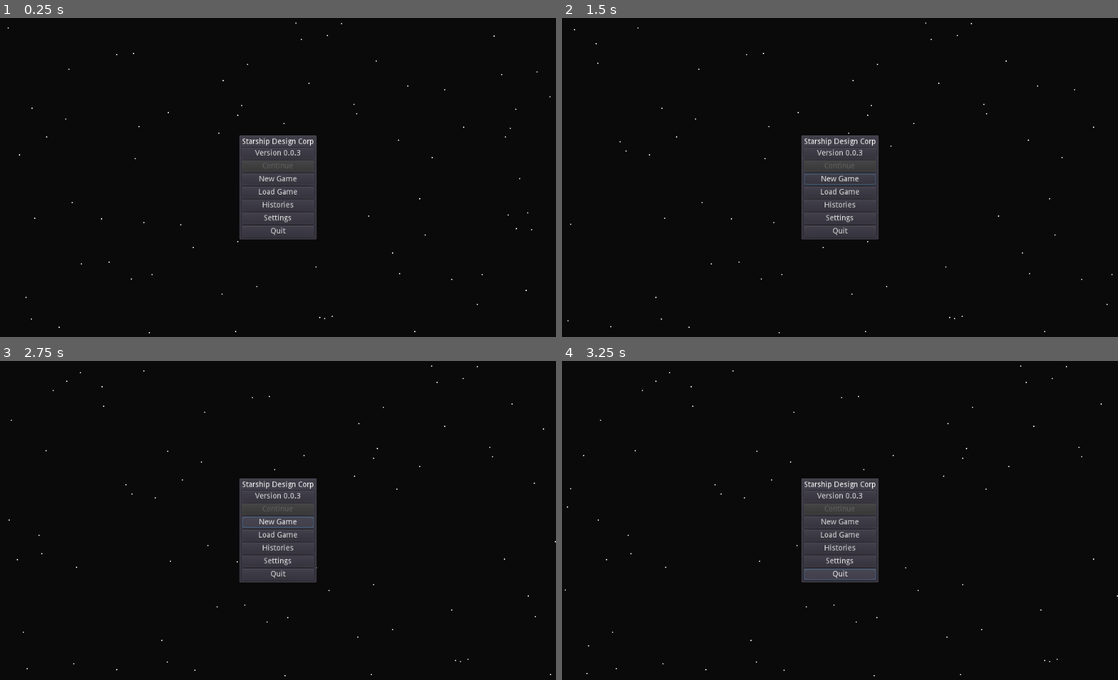
Above: before the commit, frames 1-4 (two rows, left to right).
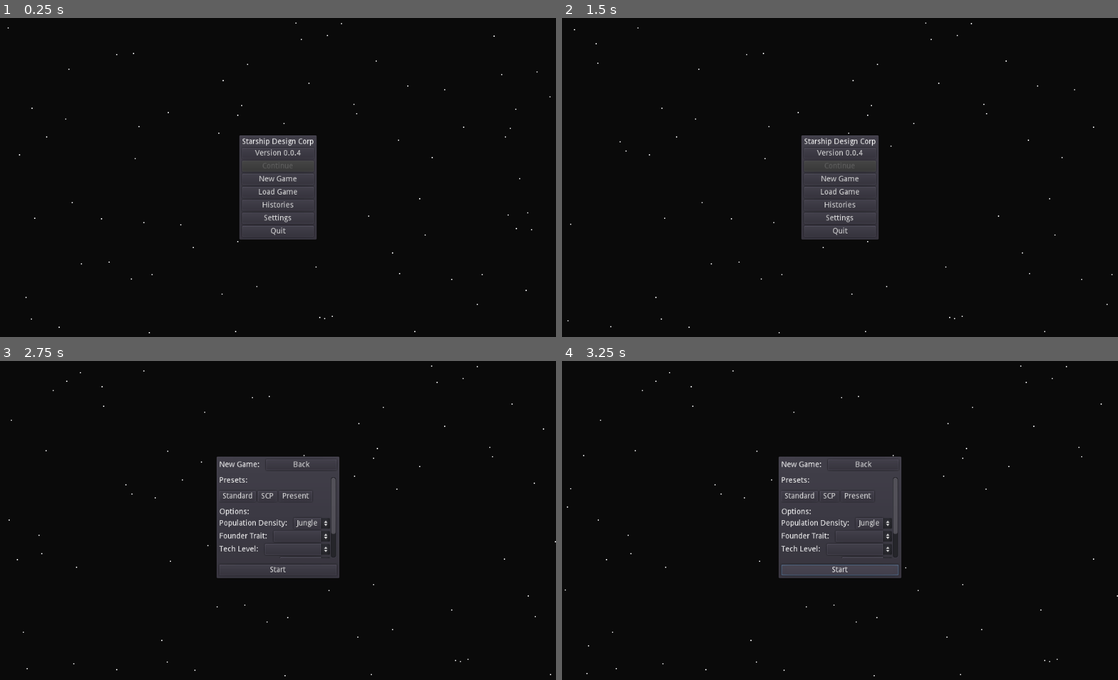
Above: after the commit, the same moments.

Repository: KaizNike/Starship-Design-Corp
Game: Godot game, scene res://src/Scenes/Main Menu.tscn
Same seed, same stepped clock (60 frames per second), same inputs: the game is played once before the commit and once after it.
Inputs (mouse positions are in pixels of both pictures, inside the frame that each line leads up to):
- Up to frame 1 (0.25 s): no input
- Up to frame 2 (1.5 s): click "New Game" at 0.5 s; click (862, 123) at 1.25 s, where only the run after the commit has a clickable "Back"
- Up to frame 3 (2.75 s): click "New Game" at 2 s
- Up to frame 4 (3.25 s): click (840, 571) at 2.75 s, where only the run after the commit has a clickable "Start"

The runs differ from the first frame. In frame 1, less than 0.1% of the frame differs, in the area x 53-55%, y 41-44%; in frame 2, less than 0.1%; in frame 3, 5.1%; in frame 4, 5.2%, in the area x 39-61%, y 29-70%.

Commit message:
v0.0.4 (6/3/23) Github Upload, Project Continues
- Version Info into an Autoload
- Button work on Main Menu

Diff:
--- a/Project/project.godot
+++ b/Project/project.godot
@@ -19,6 +19,10 @@
 run/main_scene="res://src/Scenes/Main Menu.tscn"
 config/icon="res://Icon.png"
 
+[autoload]
+
+Globals="*res://src/Autoload/Globals.gd"
+
 [rendering]
 
 quality/driver/driver_name="GLES2"
--- /dev/null
+++ b/Project/src/Autoload/Globals.gd
@@ -0,0 +1,11 @@
+extends Node
+
+var version = [0,0,4]
+
+var info = """
+0.0.4 (6/3/23) Github Upload, Project Continues
+0.0.3 (12/7/20) Started Version Log
+- Version Info Popup
+0.0.2 (ND) Game Screen
+0.0.1 (ND) Main Menu
+"""
--- /dev/null
+++ b/Project/src/Autoload/Globals.tscn
@@ -0,0 +1,6 @@
+[gd_scene load_steps=2 format=2]
+
+[ext_resource path="res://src/Autoload/Globals.gd" type="Script" id=1]
+
+[node name="Globals" type="Node"]
+script = ExtResource( 1 )
--- a/Project/src/Scenes/Main Menu.gd
+++ b/Project/src/Scenes/Main Menu.gd
@@ -8,8 +8,8 @@
 
 # Called when the node enters the scene tree for the first time.
 func _ready():
-	$"Main Menu UI/MenuContainer/VBoxContainer/VersionButton".text = "Version " + str($VersionInfo.version)
-	$VI/VICont/VISplit/VScrollBar/VIDataLabel.text = $VersionInfo.info
+	$"Main Menu UI/MenuContainer/VBoxContainer/VersionButton".text = "Version " + str(str(Globals.version[0]) + "." + str(Globals.version[1]) + "." + str(Globals.version[2]))
+	$VI/VICont/VISplit/VScrollBar/VIDataLabel.text = Globals.info
 	pass # Replace with function body.
 
 
@@ -48,3 +48,15 @@
 	$VI.visible = false
 	$VI/VICont.hide()
 	pass # Replace with function body.
+
+
+func _on_NGButton_pressed():
+	$"Main Menu UI".visible = false
+	$"New Game Window".visible = true
+	pass # Replace with function body.
+
+
+func _on_BackButton_pressed():
+	$"Main Menu UI".visible = true
+	$"New Game Window".visible = false
+	pass # Replace with function body.
--- a/Project/src/Scenes/Main Menu.tscn
+++ b/Project/src/Scenes/Main Menu.tscn
@@ -1,11 +1,10 @@
-[gd_scene load_steps=10 format=2]
+[gd_scene load_steps=9 format=2]
 
 [ext_resource path="res://Assets/light_texture.png" type="Texture" id=1]
 [ext_resource path="res://src/UI/Main Menu UI.tscn" type="PackedScene" id=2]
 [ext_resource path="res://src/Scenes/Main Menu.gd" type="Script" id=3]
 [ext_resource path="res://src/Scenes/DeskLamp.gd" type="Script" id=4]
 [ext_resource path="res://Assets/256836__deleted-user-4772965__light-switch-off-3.wav" type="AudioStream" id=5]
-[ext_resource path="res://src/Scenes/VersionInfo.gd" type="Script" id=6]
 [ext_resource path="res://src/Scenes/PopSelect.gd" type="Script" id=7]
 
 [sub_resource type="Animation" id=1]
@@ -295,9 +294,6 @@
 scale = Vector2( 0.5, 0.5 )
 stream = ExtResource( 5 )
 
-[node name="VersionInfo" type="Node" parent="."]
-script = ExtResource( 6 )
-
 [node name="VI" type="Control" parent="."]
 visible = false
 anchor_right = 1.0
@@ -354,7 +350,9 @@
 [node name="VIDataLabel" type="Label" parent="VI/VICont/VISplit/VScrollBar"]
 margin_bottom = 14.0
 
+[connection signal="pressed" from="New Game Window/PanelContainer/MainSplit/TopBar/BackButton" to="." method="_on_BackButton_pressed"]
 [connection signal="pressed" from="Main Menu UI/MenuContainer/VBoxContainer/VersionButton" to="." method="_on_VersionButton_pressed"]
+[connection signal="pressed" from="Main Menu UI/MenuContainer/VBoxContainer/NGButton" to="." method="_on_NGButton_pressed"]
 [connection signal="pressed" from="Main Menu UI/MenuContainer/VBoxContainer/QuitButton" to="." method="_on_QuitButton_pressed"]
 [connection signal="animation_finished" from="DeskLamp/AnimationPlayer" to="." method="_on_AnimationPlayer_animation_finished"]
 [connection signal="pressed" from="VI/VICont/VISplit/HSplitContainer/VIHideButton" to="." method="_on_VIHideButton_pressed"]
--- a/Project/src/Scenes/Main.gd
+++ b/Project/src/Scenes/Main.gd
@@ -22,6 +22,7 @@
 # Called when the node enters the scene tree for the first time.
 func _ready():
 #	print("Pretty good, I spent " + str(hours) + " hours on making an idle game.")
+	$UI/HSplitContainer/PanelContainer/VBoxContainer/VersionLabel.text = str("v" + str(Globals.version[0]) + "." + str(Globals.version[1]) + "." + str(Globals.version[2]))
 	pass # Replace with function body.
 
 
--- a/Project/src/Scenes/Main.tscn
+++ b/Project/src/Scenes/Main.tscn
@@ -8,60 +8,10 @@
 
 [node name="UI" parent="." instance=ExtResource( 1 )]
 
-[node name="Overview" parent="UI/HSplitContainer/TabContainer" index="0"]
-visible = true
-
-[node name="RichTextLabel" parent="UI/HSplitContainer/TabContainer/Overview/HSplitContainer" index="1"]
-margin_right = 922.0
-
-[node name="Main" parent="UI/HSplitContainer/TabContainer/Design/TabContainer" index="0"]
-margin_top = 32.0
-margin_right = -4.0
-margin_bottom = -4.0
-
-[node name="VBoxContainer" parent="UI/HSplitContainer/TabContainer/Design/TabContainer/Main/ScrollContainer" index="0"]
-margin_right = 95.0
-margin_bottom = 20.0
-
 [node name="New Ship" parent="UI/HSplitContainer/TabContainer/Design/TabContainer" index="1"]
 margin_right = -4.0
 margin_bottom = -4.0
 
-[node name="ProdNo" parent="UI/HSplitContainer/TabContainer/Production/ProductionTab" index="0"]
-margin_left = 4.0
-margin_top = 8.0
-margin_right = -4.0
-margin_bottom = -4.0
-
-[node name="ProdNoLabel" parent="UI/HSplitContainer/TabContainer/Production/ProductionTab/ProdNo" index="0"]
-margin_left = 376.0
-margin_top = 269.0
-margin_right = 537.0
-margin_bottom = 283.0
-
-[node name="MarkNo" parent="UI/HSplitContainer/TabContainer/Marketing/TabContainer" index="0"]
-margin_right = -4.0
-margin_bottom = -4.0
-
-[node name="MarkNoLabel" parent="UI/HSplitContainer/TabContainer/Marketing/TabContainer/MarkNo" index="0"]
-margin_left = 362.0
-margin_top = 269.0
-margin_right = 552.0
-margin_bottom = 283.0
-
-[node name="Travel" parent="UI/HSplitContainer/TabContainer" index="7"]
-visible = false
-
-[node name="General" parent="UI/HSplitContainer/TabContainer/Getments/TabContainer" index="0"]
-visible = true
-margin_left = 4.0
-margin_top = 32.0
-margin_right = -4.0
-margin_bottom = -4.0
-
-[node name="Advacement" parent="UI/HSplitContainer/TabContainer/Getments/TabContainer" index="1"]
-visible = false
-
 [connection signal="value_changed" from="UI/HSplitContainer/PanelContainer/VBoxContainer/TimeSlider" to="." method="_on_TimeSlider_value_changed"]
 
 [editable path="UI"]
--- a/Project/src/Scenes/VersionInfo.gd
+++ /dev/null
@@ -1,47 +0,0 @@
-extends Node
-
-var version = "0.0.3"
-
-var info = """
-0.0.1 (ND) Main Menu
-0.0.2 (ND) Game Screen
-0.0.3 (12/7/20) Started Version Log
-- Version Info Popup
-
-0.0.1 (UD) Main Menu
-0.0.2 (UD) Game Screen
-0.0.3 (12/7/20) Started Version Log
-0.0.1 (UD) Main Menu
-0.0.2 (UD) Game Screen
-0.0.3 (12/7/20) Started Version Log
-0.0.1 (UD) Main Menu
-0.0.2 (UD) Game Screen
-0.0.3 (12/7/20) Started Version Log
-0.0.1 (UD) Main Menu
-0.0.2 (UD) Game Screen
-0.0.3 (12/7/20) Started Version Log
-0.0.1 (UD) Main Menu
-0.0.2 (UD) Game Screen
-0.0.3 (12/7/20) Started Version Log
-0.0.1 (UD) Main Menu
-0.0.2 (UD) Game Screen
-0.0.3 (12/7/20) Started Version Log
-0.0.1 (UD) Main Menu
-0.0.2 (UD) Game Screen
-0.0.3 (12/7/20) Started Version Log
-0.0.1 (UD) Main Menu
-0.0.2 (UD) Game Screen
-0.0.3 (12/7/20) Started Version Log
-0.0.1 (UD) Main Menu
-0.0.2 (UD) Game Screen
-0.0.3 (12/7/20) Started Version Log
-0.0.1 (UD) Main Menu
-0.0.2 (UD) Game Screen
-0.0.3 (12/7/20) Started Version Log
-0.0.1 (UD) Main Menu
-0.0.2 (UD) Game Screen
-0.0.3 (12/7/20) Started Version Log
-0.0.1 (UD) Main Menu
-0.0.2 (UD) Game Screen
-0.0.3 (12/7/20) Started Version Log
-"""
--- a/Project/src/UI/UI.tscn
+++ b/Project/src/UI/UI.tscn
@@ -6,9 +6,6 @@
 [node name="UI" type="Control"]
 anchor_right = 1.0
 anchor_bottom = 1.0
-__meta__ = {
-"_edit_use_anchors_": false
-}
 
 [node name="ColorRect" type="ColorRect" parent="."]
 anchor_right = 1.0
@@ -56,45 +53,50 @@
 Corp"
 align = 1
 
+[node name="VersionLabel" type="Label" parent="HSplitContainer/PanelContainer/VBoxContainer"]
+margin_top = 144.0
+margin_right = 68.0
+margin_bottom = 158.0
+text = "v ???"
+
 [node name="Label2" type="Label" parent="HSplitContainer/PanelContainer/VBoxContainer"]
-margin_top = 144.0
-margin_right = 68.0
-margin_bottom = 158.0
+margin_top = 162.0
+margin_right = 68.0
+margin_bottom = 176.0
 text = "Date:"
 
 [node name="TimeLabel" type="Label" parent="HSplitContainer/PanelContainer/VBoxContainer"]
-margin_top = 162.0
-margin_right = 68.0
-margin_bottom = 227.0
+margin_top = 180.0
+margin_right = 68.0
+margin_bottom = 245.0
 text = "9999999 C
 99 J
 99 M
 99 C"
 
 [node name="Label3" type="Label" parent="HSplitContainer/PanelContainer/VBoxContainer"]
-margin_top = 231.0
-margin_right = 68.0
-margin_bottom = 245.0
+margin_top = 249.0
+margin_right = 68.0
+margin_bottom = 263.0
 text = "Cash:"
 
 [node name="Label5" type="Label" parent="HSplitContainer/PanelContainer/VBoxContainer"]
-margin_top = 249.0
-margin_right = 68.0
-margin_bottom = 263.0
+margin_top = 267.0
+margin_right = 68.0
+margin_bottom = 281.0
 text = "1 Bool"
 
 [node name="Label6" type="Label" parent="HSplitContainer/PanelContainer/VBoxContainer"]
-margin_top = 267.0
-margin_right = 68.0
-margin_bottom = 281.0
+margin_top = 285.0
+margin_right = 68.0
+margin_bottom = 299.0
 text = "Speed:"
 
 [node name="TimeSlider" type="HSlider" parent="HSplitContainer/PanelContainer/VBoxContainer"]
-margin_top = 285.0
-margin_right = 68.0
-margin_bottom = 301.0
+margin_top = 303.0
+margin_right = 68.0
+margin_bottom = 319.0
 max_value = 4.0
-step = 1.0
 tick_count = 5
 ticks_on_borders = true
 
@@ -105,7 +107,6 @@
 tab_align = 0
 
 [node name="Overview" type="Control" parent="HSplitContainer/TabContainer"]
-visible = false
 anchor_right = 1.0
 anchor_bottom = 1.0
 margin_left = 4.0
@@ -136,7 +137,7 @@
 
 [node name="RichTextLabel" type="RichTextLabel" parent="HSplitContainer/TabContainer/Overview/HSplitContainer"]
 margin_left = 105.0
-margin_right = 926.0
+margin_right = 922.0
 margin_bottom = 564.0
 text = "Hello this is some content."
 
@@ -160,7 +161,9 @@
 anchor_right = 1.0
 anchor_bottom = 1.0
 margin_left = 4.0
-margin_top = 24.0
+margin_top = 32.0
+margin_right = -4.0
+margin_bottom = -4.0
 
 [node name="ScrollContainer" type="ScrollContainer" parent="HSplitContainer/TabContainer/Design/TabContainer/Main"]
 anchor_right = 1.0
@@ -170,6 +173,8 @@
 }
 
 [node name="VBoxContainer" type="VBoxContainer" parent="HSplitContainer/TabContainer/Design/TabContainer/Main/ScrollContainer"]
+margin_right = 95.0
+margin_bottom = 20.0
 
 [node name="HSplitContainer" type="HSplitContainer" parent="HSplitContainer/TabContainer/Design/TabContainer/Main/ScrollContainer/VBoxContainer"]
 margin_right = 95.0
@@ -219,15 +224,19 @@
 [node name="ProdNo" type="CenterContainer" parent="HSplitContainer/TabContainer/Production/ProductionTab"]
 anchor_right = 1.0
 anchor_bottom = 1.0
+margin_left = 4.0
+margin_top = 8.0
+margin_right = -4.0
+margin_bottom = -4.0
 __meta__ = {
 "_edit_use_anchors_": false
 }
 
 [node name="ProdNoLabel" type="Label" parent="HSplitContainer/TabContainer/Production/ProductionTab/ProdNo"]
-margin_left = 380.0
-margin_top = 275.0
-margin_right = 541.0
-margin_bottom = 289.0
+margin_left = 376.0
+margin_top = 269.0
+margin_right = 537.0
+margin_bottom = 283.0
 text = "No star ships to produce!"
 
 [node name="Marketing" type="Control" parent="HSplitContainer/TabContainer"]
@@ -252,12 +261,14 @@
 anchor_bottom = 1.0
 margin_left = 4.0
 margin_top = 8.0
+margin_right = -4.0
+margin_bottom = -4.0
 
 [node name="MarkNoLabel" type="Label" parent="HSplitContainer/TabContainer/Marketing/TabContainer/MarkNo"]
-margin_left = 364.0
-margin_top = 271.0
-margin_right = 554.0
-margin_bottom = 285.0
+margin_left = 362.0
+margin_top = 269.0
+margin_right = 552.0
+margin_bottom = 283.0
 text = "You lack anyone in marketing."
 
 [node name="Research" type="Control" parent="HSplitContainer/TabContainer"]
@@ -357,6 +368,7 @@
 text = "You lack a base of operations."
 
 [node name="Travel" type="Control" parent="HSplitContainer/TabContainer"]
+visible = false
 anchor_right = 1.0
 anchor_bottom = 1.0
 margin_left = 4.0
@@ -404,10 +416,12 @@
 }
 
 [node name="General" type="GridContainer" parent="HSplitContainer/TabContainer/Getments/TabContainer"]
-visible = false
-anchor_right = 1.0
-anchor_bottom = 1.0
-margin_top = 25.0
+anchor_right = 1.0
+anchor_bottom = 1.0
+margin_left = 4.0
+margin_top = 32.0
+margin_right = -4.0
+margin_bottom = -4.0
 columns = 6
 __meta__ = {
 "_edit_use_anchors_": false
@@ -455,6 +469,7 @@
 soul..."
 
 [node name="Advacement" type="GridContainer" parent="HSplitContainer/TabContainer/Getments/TabContainer"]
+visible = false
 anchor_right = 1.0
 anchor_bottom = 1.0
 margin_left = 4.0
